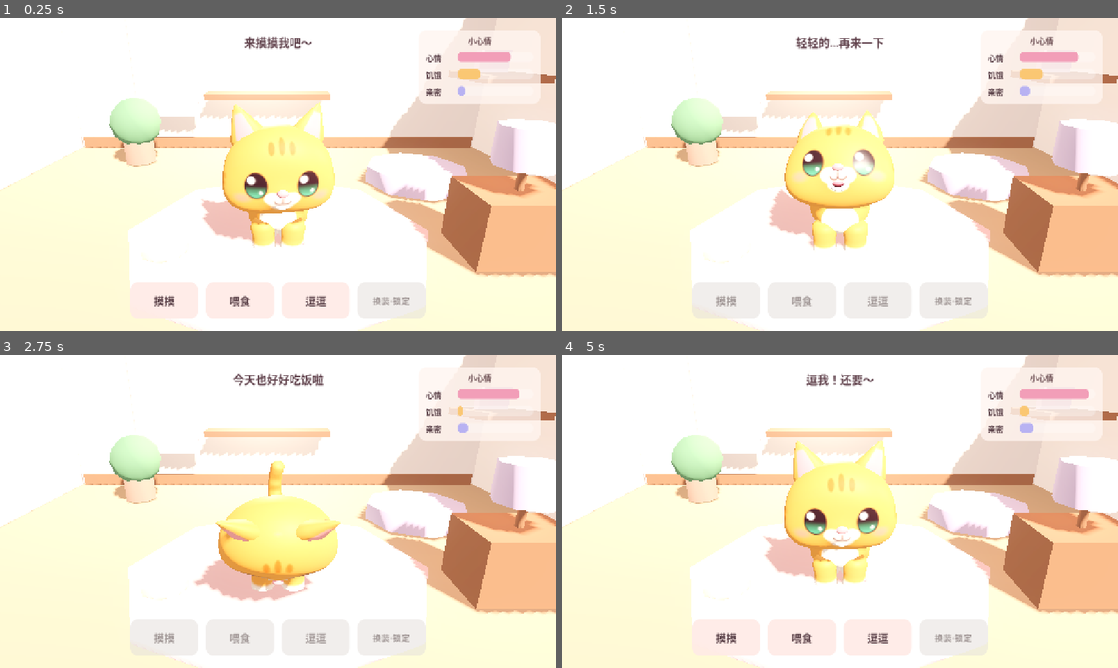
Above: before the commit, frames 1-4 (two rows, left to right).
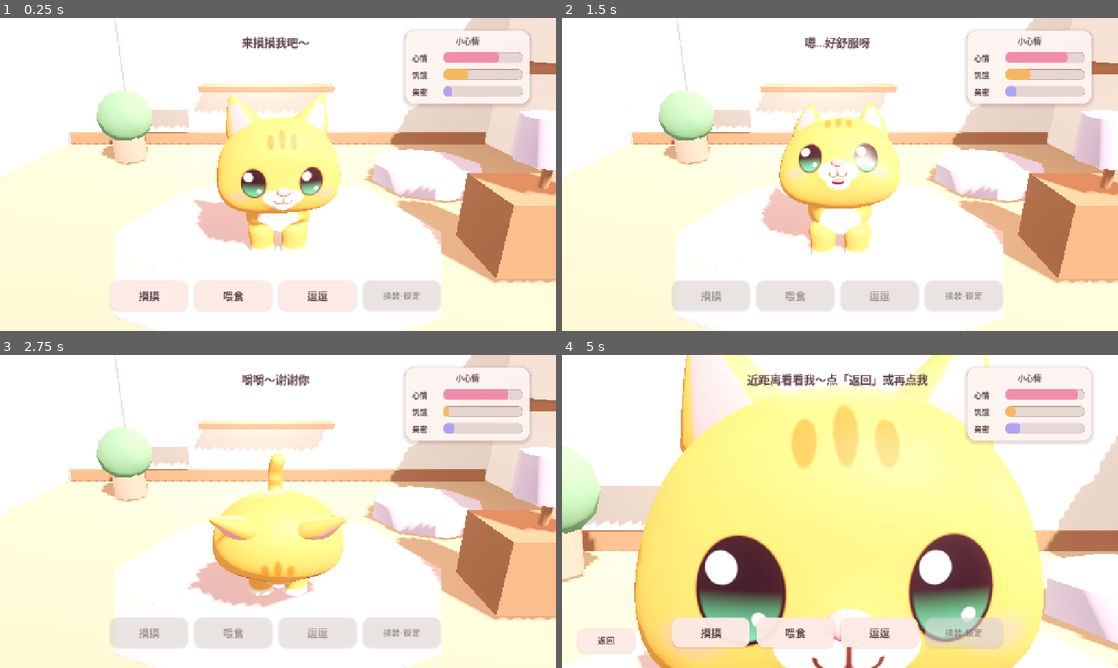
Above: after the commit, the same moments.

Repository: SkberLee/cute-cat-pet
Game: Godot game, scene res://scenes/main.tscn
The game is run twice, just before and just after one commit, with the same random seed, the same clock (stepped at 60 frames per second) and the same inputs.
Inputs (mouse positions are in pixels of both pictures, inside the frame that each line leads up to):
- Up to frame 1 (0.25 s): no input
- Up to frame 2 (1.5 s): click "摸摸" at 0.5 s; move the mouse to (962, 158) at 1.27 s; click (962, 158) at 1.42 s
- Up to frame 3 (2.75 s): click "喂食" at 2 s
- Up to frame 4 (5 s): move the mouse to (728, 527) at 2.77 s; click (728, 527) at 2.92 s; click "逗逗" at 3.5 s; move the mouse to (895, 442) at 4.27 s; click (895, 442) at 4.42 s

The runs differ from the first frame. In frame 1, 20% of the frame differs, in the area x 0-100%, y 0-100%; in frame 2, 20%; in frame 3, 20%; in frame 4, 68%.

Commit message:
feat(v0.2.1): HUD polish, cat autonomy, tap-to-zoom
Portrait 2x2 buttons and closer camera; denser stats card and bar tracks;
landscape inset. Cat wanders/plays when idle. Tap cat for close-up with 返回.

Diff:
--- a/project.godot
+++ b/project.godot
@@ -5,7 +5,7 @@
 [application]
 
 config/name="治愈猫"
-config/version="0.2.0"
+config/version="0.2.1"
 config/description="送礼向轻养成电子宠物猫原型"
 run/main_scene="res://scenes/main.tscn"
 config/features=PackedStringArray("4.7", "Mobile")
--- a/scenes/main.tscn
+++ b/scenes/main.tscn
@@ -95,9 +95,9 @@
 omni_attenuation = 1.4
 
 [node name="Camera3D" type="Camera3D" parent="."]
-transform = Transform3D(1, 0, 0, 0, 0.939693, 0.34202, 0, -0.34202, 0.939693, 0, 1.48, 2.85)
+transform = Transform3D(1, 0, 0, 0, 0.939693, 0.34202, 0, -0.34202, 0.939693, 0, 1.42, 2.75)
 current = true
-fov = 48.0
+fov = 46.0
 
 [node name="Room" type="Node3D" parent="."]
 
@@ -247,7 +247,7 @@
 mouse_filter = 2
 theme_override_constants/margin_left = 36
 theme_override_constants/margin_top = 28
-theme_override_constants/margin_right = 36
+theme_override_constants/margin_right = 48
 theme_override_constants/margin_bottom = 28
 
 [node name="Layout" type="Control" parent="UI/Root/SafeMargin"]
@@ -354,7 +354,7 @@
 text = "来摸摸我吧～"
 horizontal_alignment = 1
 
-[node name="Buttons" type="HBoxContainer" parent="UI/Root/SafeMargin/Layout"]
+[node name="Buttons" type="GridContainer" parent="UI/Root/SafeMargin/Layout"]
 layout_mode = 1
 anchors_preset = 7
 anchor_left = 0.5
@@ -362,13 +362,14 @@
 anchor_right = 0.5
 anchor_bottom = 1.0
 offset_left = -380.0
-offset_top = -84.0
+offset_top = -88.0
 offset_right = 380.0
 offset_bottom = 0.0
 grow_horizontal = 2
 grow_vertical = 0
-theme_override_constants/separation = 18
-alignment = 1
+theme_override_constants/h_separation = 16
+theme_override_constants/v_separation = 12
+columns = 4
 
 [node name="BtnPet" type="Button" parent="UI/Root/SafeMargin/Layout/Buttons"]
 unique_name_in_owner = true
@@ -402,3 +403,18 @@
 theme_override_font_sizes/font_size = 20
 text = "换装·锁定"
 disabled = true
+
+[node name="BtnZoomBack" type="Button" parent="UI/Root/SafeMargin/Layout"]
+unique_name_in_owner = true
+visible = false
+layout_mode = 1
+anchors_preset = 2
+anchor_top = 1.0
+anchor_bottom = 1.0
+offset_left = 0.0
+offset_top = -64.0
+offset_right = 132.0
+offset_bottom = -8.0
+grow_vertical = 0
+theme_override_font_sizes/font_size = 20
+text = "返回"
--- a/scripts/cat_controller.gd
+++ b/scripts/cat_controller.gd
@@ -4,6 +4,7 @@
 signal interaction_started(action: String)
 signal interaction_ready
 signal save_requested
+signal cat_tapped
 
 @onready var stats: PetStats = %PetStats
 @onready var body: Node3D = %CatBody
@@ -53,6 +54,12 @@
 	"等一下下…",
 	"喵？稍等我",
 	"呼…缓一缓",
+]
+const LINES_AUTO := [
+	"自己玩一会儿～",
+	"蹦！",
+	"走走停停…",
+	"晒晒太阳喵",
 ]
 const LINES_MILESTONE := {
 	25: "亲密度提升～我更黏你了",
@@ -60,6 +67,10 @@
 	75: "房间也想为你打扮一下",
 	100: "永远和你在一起，好不好",
 }
+
+## Keep wander inside the soft rug / floor play area.
+const FLOOR_MIN := Vector3(-1.15, 0.0, -0.55)
+const FLOOR_MAX := Vector3(1.15, 0.0, 1.05)
 
 var anim: AnimationPlayer
 var _cooldown := 0.0
@@ -74,10 +85,20 @@
 var _heart: MeshInstance3D
 var _save_timer := 0.0
 
+# Autonomy
+var _auto_timer := 3.5
+var _wandering := false
+var _wander_target := Vector3.ZERO
+var _auto_busy := false
+var _home_y := 0.0
+var _hit_body: StaticBody3D
+
 func _ready() -> void:
 	_rng.randomize()
+	_home_y = position.y
 	_setup_audio()
 	_setup_heart_cosmetic()
+	_setup_tap_collider()
 	anim = _resolve_anim_player()
 	if anim:
 		_ensure_idle_loops()
@@ -95,6 +116,7 @@
 			stats.milestone_unlocked.connect(_on_milestone)
 		_apply_cosmetics_for_bond(stats.bond)
 	_say("来摸摸我吧～", false)
+	_auto_timer = _rng.randf_range(2.8, 5.0)
 
 func _process(delta: float) -> void:
 	var was_busy := _cooldown > 0.0
@@ -109,6 +131,7 @@
 	if _save_timer >= 8.0:
 		_save_timer = 0.0
 		save_requested.emit()
+	_tick_autonomy(delta)
 
 func _notification(what: int) -> void:
 	if what == NOTIFICATION_WM_CLOSE_REQUEST or what == NOTIFICATION_APPLICATION_PAUSED:
@@ -120,6 +143,7 @@
 func do_pet() -> void:
 	if not _begin("pet"):
 		return
+	_cancel_autonomy()
 	stats.pet()
 	_play_oneshot(CLIP_PET)
 	_say(_pick(_lines_for("pet")))
@@ -130,6 +154,7 @@
 func do_feed() -> void:
 	if not _begin("feed"):
 		return
+	_cancel_autonomy()
 	stats.feed()
 	_play_oneshot(CLIP_FEED)
 	_say(_pick(_lines_for("feed")))
@@ -139,12 +164,25 @@
 func do_play() -> void:
 	if not _begin("play"):
 		return
+	_cancel_autonomy()
 	stats.play()
 	_play_oneshot(CLIP_PLAY)
 	_say(_pick(_lines_for("play")))
 	_play_sfx(_sfx_play)
 	_apply_cosmetics_for_bond(stats.bond)
 	save_requested.emit()
+
+func face_world_point(world_pos: Vector3) -> void:
+	var flat := Vector3(world_pos.x - global_position.x, 0.0, world_pos.z - global_position.z)
+	if flat.length_squared() < 0.0001:
+		return
+	# Cute cat rest pose faces +Z (toward camera). Rotate Y so +Z follows target.
+	var dir := flat.normalized()
+	rotation = Vector3(0.0, atan2(dir.x, dir.z), 0.0)
+
+func get_focus_point() -> Vector3:
+	# Approximate cat face for close-up framing.
+	return global_position + Vector3(0.0, 0.72, 0.08)
 
 func _lines_for(kind: String) -> Array:
 	match kind:
@@ -237,6 +275,21 @@
 	if body:
 		body.add_child(_heart)
 
+func _setup_tap_collider() -> void:
+	_hit_body = StaticBody3D.new()
+	_hit_body.name = "CatTapBody"
+	_hit_body.collision_layer = 1
+	_hit_body.collision_mask = 0
+	_hit_body.input_ray_pickable = true
+	var shape := CollisionShape3D.new()
+	var box := BoxShape3D.new()
+	# Covers sitting chibi cat after ×2 scale.
+	box.size = Vector3(0.95, 1.05, 0.95)
+	shape.shape = box
+	shape.position = Vector3(0.0, 0.52, 0.05)
+	_hit_body.add_child(shape)
+	add_child(_hit_body)
+
 func _apply_cosmetics_for_bond(bond: float) -> void:
 	if _heart:
 		_heart.visible = bond >= 50.0
@@ -252,11 +305,13 @@
 	return null
 
 func _ensure_idle_loops() -> void:
-	for clip in ["sit", "idle", "idle_alt", "sleep"]:
+	for clip in ["sit", "idle", "idle_alt", "sleep", "walk"]:
 		if not anim.has_animation(clip):
 			continue
 		var a: Animation = anim.get_animation(clip)
-		if a:
+		if a and clip != "walk":
+			a.loop_mode = Animation.LOOP_LINEAR
+		elif a and clip == "walk":
 			a.loop_mode = Animation.LOOP_LINEAR
 
 func _play_idle() -> void:
@@ -292,4 +347,102 @@
 			tw.tween_property(body, "rotation_degrees:z", 0.0, 0.12)
 
 func _on_anim_finished(_anim_name: StringName) -> void:
+	if _wandering:
+		return
+	if _auto_busy:
+		_auto_busy = false
+		_play_idle()
+		_auto_timer = _rng.randf_range(3.2, 6.5)
+		return
 	_play_idle()
+
+func _tick_autonomy(delta: float) -> void:
+	if _cooldown > 0.0:
+		return
+	if _wandering:
+		_update_wander(delta)
+		return
+	if _auto_busy:
+		return
+	_auto_timer -= delta
+	if _auto_timer > 0.0:
+		return
+	_choose_autonomy()
+
+func _choose_autonomy() -> void:
+	_auto_timer = _rng.randf_range(3.5, 7.0)
+	var roll := _rng.randi_range(0, 5)
+	match roll:
+		0, 1:
+			_play_idle()
+		2:
+			_play_auto_clip("idle_alt")
+		3:
+			_play_auto_clip("jump")
+			_say(_pick(LINES_AUTO), true)
+		4:
+			_play_auto_clip("idle")
+		_:
+			_start_wander()
+
+func _play_auto_clip(clip: String) -> void:
+	if anim == null or not anim.has_animation(clip):
+		_play_idle()
+		return
+	_auto_busy = true
+	anim.play(clip)
+	# Safety unlock if finished signal is late.
+	var length := maxf(anim.current_animation_length, 0.6)
+	get_tree().create_timer(length + 0.05).timeout.connect(func ():
+		if _auto_busy and _cooldown <= 0.0 and not _wandering:
+			_auto_busy = false
+			_play_idle()
+	)
+
+func _start_wander() -> void:
+	var target := Vector3(
+		_rng.randf_range(FLOOR_MIN.x, FLOOR_MAX.x),
+		_home_y,
+		_rng.randf_range(FLOOR_MIN.z, FLOOR_MAX.z)
+	)
+	if target.distance_to(position) < 0.35:
+		_play_auto_clip("idle_alt")
+		return
+	_wander_target = target
+	_wandering = true
+	_auto_busy = true
+	face_world_point(target)
+	if anim and anim.has_animation("walk"):
+		anim.play("walk")
+	elif anim and anim.has_animation("run"):
+		anim.play("run")
+	_say(_pick(LINES_AUTO), true)
+
+func _update_wander(delta: float) -> void:
+	var flat_pos := Vector3(position.x, _home_y, position.z)
+	var flat_tgt := Vector3(_wander_target.x, _home_y, _wander_target.z)
+	var to := flat_tgt - flat_pos
+	var dist := to.length()
+	if dist < 0.08:
+		_finish_wander()
+		return
+	var step := minf(0.85 * delta, dist)
+	position = flat_pos + to.normalized() * step
+	position.y = _home_y
+	face_world_point(_wander_target)
+	# Soft clamp inside play AABB.
+	position.x = clampf(position.x, FLOOR_MIN.x, FLOOR_MAX.x)
+	position.z = clampf(position.z, FLOOR_MIN.z, FLOOR_MAX.z)
+
+func _finish_wander() -> void:
+	_wandering = false
+	_auto_busy = false
+	# Face roughly toward camera / room front.
+	rotation = Vector3.ZERO
+	_play_idle()
+	_auto_timer = _rng.randf_range(3.5, 6.5)
+
+func _cancel_autonomy() -> void:
+	_wandering = false
+	_auto_busy = false
+	_auto_timer = _rng.randf_range(4.0, 7.5)
--- a/scripts/main_ui.gd
+++ b/scripts/main_ui.gd
@@ -2,6 +2,7 @@
 extends CanvasLayer
 
 ## Dual-orientation mobile UI. Soft bars + large touch targets.
+## Portrait: 2×2 action grid; landscape: single row. Tap cat to zoom.
 
 @onready var cat: Node3D = %Cat
 @onready var stats: PetStats = %PetStats
@@ -13,14 +14,21 @@
 @onready var btn_play: Button = %BtnPlay
 @onready var btn_theme: Button = %BtnTheme
 @onready var stats_card: PanelContainer = $Root/SafeMargin/Layout/StatsCard
-@onready var buttons: HBoxContainer = $Root/SafeMargin/Layout/Buttons
+@onready var buttons: GridContainer = $Root/SafeMargin/Layout/Buttons
 @onready var feedback_label: Label = %FeedbackLabel
 @onready var camera: Camera3D = $"../Camera3D"
 @onready var room_cosmetics: RoomCosmetics = %RoomCosmetics
+@onready var safe_margin: MarginContainer = $Root/SafeMargin
+@onready var btn_zoom_back: Button = %BtnZoomBack
 
 var _sfx_ui: AudioStream
 var _ui_player: AudioStreamPlayer
 var _portrait := false
+var _zoomed := false
+var _cam_base_pos := Vector3(0, 1.48, 2.85)
+var _cam_base_fov := 48.0
+var _cam_base_basis: Basis = Basis.IDENTITY
+var _cam_tween: Tween
 
 func _ready() -> void:
 	_style_ui()
@@ -31,6 +39,9 @@
 	btn_play.pressed.connect(_on_play)
 	if btn_theme:
 		btn_theme.pressed.connect(_on_theme)
+	if btn_zoom_back:
+		btn_zoom_back.pressed.connect(_on_zoom_back)
+		btn_zoom_back.visible = false
 	if cat:
 		if cat.has_signal("interaction_started"):
 			cat.interaction_started.connect(_on_busy)
@@ -44,8 +55,120 @@
 			stats.milestone_unlocked.connect(_on_milestone_ui)
 		_refresh()
 	get_viewport().size_changed.connect(_on_viewport_resized)
+	if feedback_label:
+		feedback_label.mouse_filter = Control.MOUSE_FILTER_IGNORE
 	_on_viewport_resized()
 	_update_theme_button()
+
+func _unhandled_input(event: InputEvent) -> void:
+	if event is InputEventMouseButton:
+		var mb := event as InputEventMouseButton
+		if mb.pressed and mb.button_index == MOUSE_BUTTON_LEFT:
+			_try_tap_cat(mb.position)
+	elif event is InputEventScreenTouch:
+		var st := event as InputEventScreenTouch
+		if st.pressed:
+			_try_tap_cat(st.position)
+
+func _try_tap_cat(screen_pos: Vector2) -> void:
+	if camera == null or cat == null:
+		return
+	# Ignore taps that land on UI controls (buttons already consume).
+	var space := get_viewport().world_3d.direct_space_state
+	if space == null:
+		return
+	var from := camera.project_ray_origin(screen_pos)
+	var to := from + camera.project_ray_normal(screen_pos) * 20.0
+	var query := PhysicsRayQueryParameters3D.create(from, to)
+	query.collide_with_areas = false
+	query.collide_with_bodies = true
+	var hit := space.intersect_ray(query)
+	if hit.is_empty():
+		return
+	var collider: Object = hit.get("collider")
+	if collider == null:
+		return
+	var n := collider as Node
+	if n == null:
+		return
+	# Accept CatTapBody or any ancestor under Cat.
+	var under_cat := false
+	var walk: Node = n
+	while walk:
+		if walk == cat:
+			under_cat = true
+			break
+		walk = walk.get_parent()
+	if not under_cat:
+		return
+	get_viewport().set_input_as_handled()
+	_toggle_zoom()
+
+func _toggle_zoom() -> void:
+	if _zoomed:
+		_exit_zoom()
+	else:
+		_enter_zoom()
+
+func _enter_zoom() -> void:
+	if camera == null or cat == null:
+		return
+	_zoomed = true
+	if btn_zoom_back:
+		btn_zoom_back.visible = true
+	_play_ui()
+	var focus: Vector3 = cat.get_focus_point() if cat.has_method("get_focus_point") else cat.global_position + Vector3(0, 0.7, 0)
+	var zoom_pos := focus + Vector3(0.0, 0.15, 1.08)
+	if _portrait:
+		zoom_pos = focus + Vector3(0.0, 0.2, 1.25)
+	if _cam_tween and _cam_tween.is_valid():
+		_cam_tween.kill()
+	_cam_tween = create_tween()
+	_cam_tween.set_parallel(true)
+	_cam_tween.tween_property(camera, "global_position", zoom_pos, 0.45).set_trans(Tween.TRANS_SINE).set_ease(Tween.EASE_OUT)
+	_cam_tween.tween_property(camera, "fov", 38.0 if _portrait else 34.0, 0.45).set_trans(Tween.TRANS_SINE).set_ease(Tween.EASE_OUT)
+	_cam_tween.tween_method(func(_t: float) -> void: _aim_camera(focus), 0.0, 1.0, 0.45)
+	if feedback_label:
+		feedback_label.text = "近距离看看我～点「返回」或再点我"
+
+func _aim_camera(focus: Vector3) -> void:
+	if camera and is_instance_valid(cat):
+		camera.look_at(focus, Vector3.UP)
+
+func _exit_zoom() -> void:
+	_zoomed = false
+	if btn_zoom_back:
+		btn_zoom_back.visible = false
+	_play_ui()
+	_restore_camera(true)
+
+func _on_zoom_back() -> void:
+	if _zoomed:
+		_exit_zoom()
+
+func _restore_camera(animated: bool) -> void:
+	if camera == null:
+		return
+	if _cam_tween and _cam_tween.is_valid():
+		_cam_tween.kill()
+	# Reset rotation to the default downward look used in the scene.
+	var target_xform := Transform3D(
+		Basis(Vector3.RIGHT, deg_to_rad(-20.0)),
+		_cam_base_pos
+	)
+	if animated:
+		_cam_tween = create_tween()
+		_cam_tween.set_parallel(true)
+		_cam_tween.tween_property(camera, "position", _cam_base_pos, 0.4).set_trans(Tween.TRANS_SINE).set_ease(Tween.EASE_OUT)
+		_cam_tween.tween_property(camera, "fov", _cam_base_fov, 0.4)
+		_cam_tween.set_parallel(false)
+		_cam_tween.tween_callback(func ():
+			if camera:
+				camera.transform = Transform3D(Basis(Vector3.RIGHT, deg_to_rad(-20.0)), camera.position)
+		)
+	else:
+		camera.fov = _cam_base_fov
+		camera.transform = target_xform
 
 func _setup_ui_audio() -> void:
 	_ui_player = AudioStreamPlayer.new()
@@ -60,29 +183,43 @@
 		_ui_player.play()
 
 func _style_ui() -> void:
-	if stats_card:
-		var panel := StyleBoxFlat.new()
-		panel.bg_color = Color(1, 0.96, 0.94, 0.78)
-		panel.corner_radius_top_left = 18
-		panel.corner_radius_top_right = 18
-		panel.corner_radius_bottom_left = 18
-		panel.corner_radius_bottom_right = 18
-		panel.content_margin_left = 16
-		panel.content_margin_right = 16
-		panel.content_margin_top = 12
-		panel.content_margin_bottom = 14
-		stats_card.add_theme_stylebox_override("panel", panel)
-	_style_bar(mood_bar, Color(0.95, 0.62, 0.72))
-	_style_bar(hunger_bar, Color(0.98, 0.78, 0.45))
-	_style_bar(bond_bar, Color(0.72, 0.7, 0.95))
-	for b in [btn_pet, btn_feed, btn_play, btn_theme]:
+	_apply_stats_card_style()
+	_style_bar(mood_bar, Color(0.95, 0.55, 0.68))
+	_style_bar(hunger_bar, Color(0.96, 0.72, 0.38))
+	_style_bar(bond_bar, Color(0.68, 0.64, 0.94))
+	for b in [btn_pet, btn_feed, btn_play, btn_theme, btn_zoom_back]:
 		_style_button(b)
+
+func _apply_stats_card_style() -> void:
+	if stats_card == null:
+		return
+	var panel := StyleBoxFlat.new()
+	# More opaque so wall / table don't bleed through.
+	panel.bg_color = Color(1.0, 0.965, 0.95, 0.94)
+	panel.corner_radius_top_left = 20
+	panel.corner_radius_top_right = 20
+	panel.corner_radius_bottom_left = 20
+	panel.corner_radius_bottom_right = 20
+	panel.content_margin_left = 16
+	panel.content_margin_right = 16
+	panel.content_margin_top = 12
+	panel.content_margin_bottom = 14
+	panel.border_width_left = 1
+	panel.border_width_top = 1
+	panel.border_width_right = 1
+	panel.border_width_bottom = 1
+	panel.border_color = Color(0.86, 0.72, 0.74, 0.55)
+	panel.shadow_color = Color(0.45, 0.28, 0.32, 0.18)
+	panel.shadow_size = 8
+	panel.shadow_offset = Vector2(0, 3)
+	stats_card.add_theme_stylebox_override("panel", panel)
 
 func _style_bar(bar: ProgressBar, fill: Color) -> void:
 	if bar == null:
 		return
 	var bg := StyleBoxFlat.new()
-	bg.bg_color = Color(1, 1, 1, 0.28)
+	# Stronger track contrast against pale card / wall.
+	bg.bg_color = Color(0.78, 0.68, 0.66, 0.42)
 	bg.corner_radius_top_left = 10
 	bg.corner_radius_top_right = 10
 	bg.corner_radius_bottom_left = 10
@@ -91,6 +228,11 @@
 	bg.content_margin_right = 2
 	bg.content_margin_top = 2
 	bg.content_margin_bottom = 2
+	bg.border_width_left = 1
+	bg.border_width_top = 1
+	bg.border_width_right = 1
+	bg.border_width_bottom = 1
+	bg.border_color = Color(0.62, 0.5, 0.5, 0.35)
 	var fg := StyleBoxFlat.new()
 	fg.bg_color = fill
 	fg.corner_radius_top_left = 8
@@ -100,12 +242,13 @@
 	bar.add_theme_stylebox_override("background", bg)
 	bar.add_theme_stylebox_override("fill", fg)
 	bar.show_percentage = false
+	bar.custom_minimum_size.y = 24
 
 func _style_button(btn: Button) -> void:
 	if btn == null:
 		return
 	var normal := StyleBoxFlat.new()
-	normal.bg_color = Color(1, 0.92, 0.9, 0.92)
+	normal.bg_color = Color(1, 0.92, 0.9, 0.95)
 	normal.corner_radius_top_left = 18
 	normal.corner_radius_top_right = 18
 	normal.corner_radius_bottom_left = 18
@@ -114,6 +257,9 @@
 	normal.content_margin_right = 18
 	normal.content_margin_top = 12
 	normal.content_margin_bottom = 12
+	normal.shadow_color = Color(0.4, 0.25, 0.28, 0.12)
+	normal.shadow_size = 4
+	normal.shadow_offset = Vector2(0, 2)
 	var hover := normal.duplicate()
 	hover.bg_color = Color(1, 0.86, 0.84, 0.98)
 	var pressed := normal.duplicate()
@@ -137,61 +283,90 @@
 func _apply_layout() -> void:
 	if stats_card == null or buttons == null:
 		return
+	if safe_margin:
+		if _portrait:
+			safe_margin.add_theme_constant_override("margin_left", 28)
+			safe_margin.add_theme_constant_override("margin_right", 28)
+			safe_margin.add_theme_constant_override("margin_top", 24)
+			safe_margin.add_theme_constant_override("margin_bottom", 24)
+		else:
+			safe_margin.add_theme_constant_override("margin_left", 36)
+			safe_margin.add_theme_constant_override("margin_right", 48)
+			safe_margin.add_theme_constant_override("margin_top", 28)
+			safe_margin.add_theme_constant_override("margin_bottom", 28)
+
 	if _portrait:
-		# Top full-width card, taller feedback, bottom buttons with theme
 		stats_card.set_anchors_preset(Control.PRESET_TOP_WIDE)
 		stats_card.anchor_left = 0.0
 		stats_card.anchor_right = 1.0
 		stats_card.offset_left = 0.0
 		stats_card.offset_right = 0.0
 		stats_card.offset_top = 0.0
-		stats_card.offset_bottom = 168.0
+		stats_card.offset_bottom = 172.0
 		if feedback_label:
-			feedback_label.offset_top = 176.0
-			feedback_label.offset_bottom = 230.0
+			feedback_label.offset_top = 180.0
+			feedback_label.offset_bottom = 228.0
 			feedback_label.add_theme_font_size_override("font_size", 22)
-		buttons.offset_left = -160.0 if get_viewport().get_visible_rect().size.x < 500 else -280.0
-		buttons.offset_right = -buttons.offset_left
-		buttons.offset_top = -160.0
-		buttons.offset_bottom = 0.0
-		buttons.add_theme_constant_override("separation", 12)
+		# 2×2 grid: 摸摸/喂食 top, 逗逗/换装 bottom
+		buttons.columns = 2
+		buttons.offset_left = -168.0
+		buttons.offset_right = 168.0
+		buttons.offset_top = -168.0
+		buttons.offset_bottom = -8.0
+		buttons.add_theme_constant_override("h_separation", 14)
+		buttons.add_theme_constant_override("v_separation", 12)
 		for b in [btn_pet, btn_feed, btn_play]:
 			if b:
-				b.custom_minimum_size = Vector2(96, 64)
-				b.add_theme_font_size_override("font_size", 20)
+				b.custom_minimum_size = Vector2(148, 68)
+				b.add_theme_font_size_override("font_size", 22)
+				b.size_flags_horizontal = Control.SIZE_EXPAND_FILL
 		if btn_theme:
 			btn_theme.visible = true
-			btn_theme.custom_minimum_size = Vector2(96, 56)
-		if camera:
-			camera.fov = 55.0
-			camera.position = Vector3(0, 1.55, 3.15)
+			btn_theme.custom_minimum_size = Vector2(148, 68)
+			btn_theme.add_theme_font_size_override("font_size", 18)
+			btn_theme.size_flags_horizontal = Control.SIZE_EXPAND_FILL
+		_cam_base_fov = 48.0
+		# Closer + slightly lower to shrink empty wall above the cat.
+		_cam_base_pos = Vector3(0, 1.22, 2.45)
 	else:
 		stats_card.set_anchors_preset(Control.PRESET_TOP_RIGHT)
 		stats_card.anchor_left = 1.0
 		stats_card.anchor_right = 1.0
-		stats_card.offset_left = -280.0
-		stats_card.offset_right = 0.0
+		# Extra inset from right so wooden table doesn't sit under bars.
+		stats_card.offset_left = -300.0
+		stats_card.offset_right = -12.0
 		stats_card.offset_top = 0.0
-		stats_card.offset_bottom = 148.0
+		stats_card.offset_bottom = 156.0
 		if feedback_label:
 			feedback_label.offset_top = 8.0
 			feedback_label.offset_bottom = 56.0
 			feedback_label.add_theme_font_size_override("font_size", 26)
-		buttons.offset_left = -340.0
-		buttons.offset_right = 340.0
-		buttons.offset_top = -84.0
+		buttons.columns = 4
+		buttons.offset_left = -380.0
+		buttons.offset_right = 380.0
+		buttons.offset_top = -88.0
 		buttons.offset_bottom = 0.0
-		buttons.add_theme_constant_override("separation", 18)
+		buttons.add_theme_constant_override("h_separation", 16)
+		buttons.add_theme_constant_override("v_separation", 8)
 		for b in [btn_pet, btn_feed, btn_play]:
 			if b:
 				b.custom_minimum_size = Vector2(140, 68)
 				b.add_theme_font_size_override("font_size", 24)
+				b.size_flags_horizontal = Control.SIZE_EXPAND_FILL
 		if btn_theme:
 			btn_theme.visible = true
-			btn_theme.custom_minimum_size = Vector2(120, 68)
-		if camera:
-			camera.fov = 48.0
-			camera.position = Vector3(0, 1.48, 2.85)
+			btn_theme.custom_minimum_size = Vector2(130, 68)
+			btn_theme.add_theme_font_size_override("font_size", 20)
+			btn_theme.size_flags_horizontal = Control.SIZE_EXPAND_FILL
+		_cam_base_fov = 46.0
+		_cam_base_pos = Vector3(0, 1.42, 2.75)
+
+	if btn_zoom_back:
+		btn_zoom_back.custom_minimum_size = Vector2(120, 52)
+		btn_zoom_back.add_theme_font_size_override("font_size", 20)
+
+	if not _zoomed:
+		_restore_camera(false)
 
 func _set_buttons_enabled(enabled: bool) -> void:
 	btn_pet.disabled = not enabled
@@ -229,7 +404,6 @@
 func _on_milestone_ui(threshold: int, title: String) -> void:
 	_update_theme_button()
 	if feedback_label and threshold >= 25:
-		# Cat controller already says a line; keep title soft in theme button tip.
 		pass
 	_save_game()
 
@@ -259,7 +433,6 @@
 	if stats and data.has("stats"):
 		stats.from_save(data["stats"])
 	elif stats:
-		# backward: flat fields
 		stats.from_save(data)
 	if room_cosmetics and data.has("room_theme"):
 		var theme_id := str(data["room_theme"])
--- /dev/null
+++ b/scripts/smoke_autonomy.gd
@@ -0,0 +1,33 @@
+extends SceneTree
+
+func _init() -> void:
+	call_deferred("_run")
+
+func _run() -> void:
+	var packed: PackedScene = load("res://scenes/main.tscn")
+	assert(packed != null)
+	var main: Node = packed.instantiate()
+	root.add_child(main)
+	await process_frame
+	await process_frame
+	var cat = main.get_node("%Cat")
+	assert(cat.has_method("_choose_autonomy"))
+	assert(cat.has_method("_start_wander"))
+	var pos0: Vector3 = cat.position
+	cat._cooldown = 0.0
+	cat._auto_busy = false
+	cat._wandering = false
+	cat._start_wander()
+	assert(cat._wandering == true)
+	# Manually step wander a few frames
+	for i in 20:
+		cat._update_wander(0.05)
+	var moved: bool = cat.position.distance_to(pos0) > 0.02
+	assert(moved, "cat should wander")
+	# User interaction cancels autonomy
+	cat._cooldown = 0.0
+	cat.do_pet()
+	assert(cat._wandering == false)
+	assert(cat._auto_busy == false)
+	print("smoke_autonomy ok moved=", moved, " anim=", cat.anim.current_animation, " pos=", cat.position)
+	quit(0)
--- /dev/null
+++ b/scripts/smoke_hud_zoom.gd
@@ -0,0 +1,43 @@
+extends SceneTree
+
+func _init() -> void:
+	call_deferred("_run")
+
+func _run() -> void:
+	var packed: PackedScene = load("res://scenes/main.tscn")
+	assert(packed != null, "main missing")
+	var main: Node = packed.instantiate()
+	root.add_child(main)
+	await process_frame
+	await process_frame
+	var ui = main.get_node("UI")
+	var buttons = main.get_node("UI/Root/SafeMargin/Layout/Buttons")
+	assert(buttons is GridContainer, "Buttons should be GridContainer")
+	# Portrait layout without DisplayServer resize (headless-safe)
+	ui._portrait = true
+	ui._zoomed = false
+	ui._apply_layout()
+	assert(buttons.columns == 2, "portrait columns")
+	# Landscape
+	ui._portrait = false
+	ui._apply_layout()
+	assert(buttons.columns == 4, "landscape columns")
+	var card: PanelContainer = main.get_node("UI/Root/SafeMargin/Layout/StatsCard")
+	var sb = card.get_theme_stylebox("panel")
+	assert(sb != null)
+	assert(sb.bg_color.a >= 0.9, "card opacity")
+	var cat = main.get_node("%Cat")
+	assert(cat.get_node_or_null("CatTapBody") != null, "tap body")
+	assert(cat.has_method("get_focus_point"))
+	var back = main.get_node("%BtnZoomBack")
+	assert(back != null)
+	# Zoom toggle without relying on tweens completing
+	ui._zoomed = false
+	ui._enter_zoom()
+	assert(ui._zoomed == true)
+	assert(back.visible == true)
+	await process_frame
+	ui._exit_zoom()
+	assert(ui._zoomed == false)
+	print("smoke_hud_zoom ok columns_land=", buttons.columns, " card_a=", sb.bg_color.a)
+	quit(0)
Not shown, changed: export_presets.cfg
Not shown, added: scripts/smoke_autonomy.gd.uid
Not shown, added: scripts/smoke_hud_zoom.gd.uid
Not shown, changed: docs/release-signing.md
